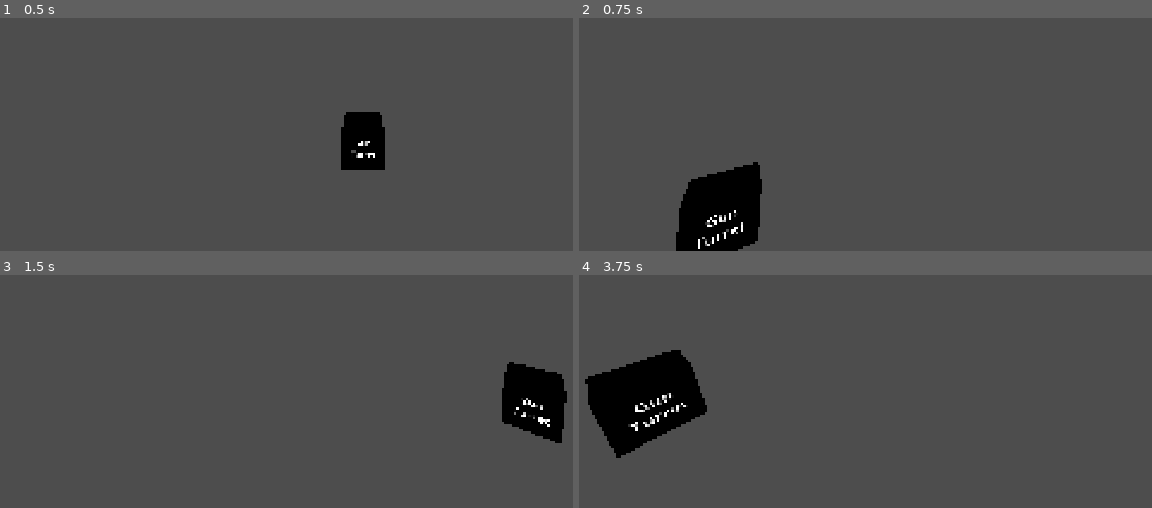
Above: before the commit, frames 1-4 (two rows, left to right).
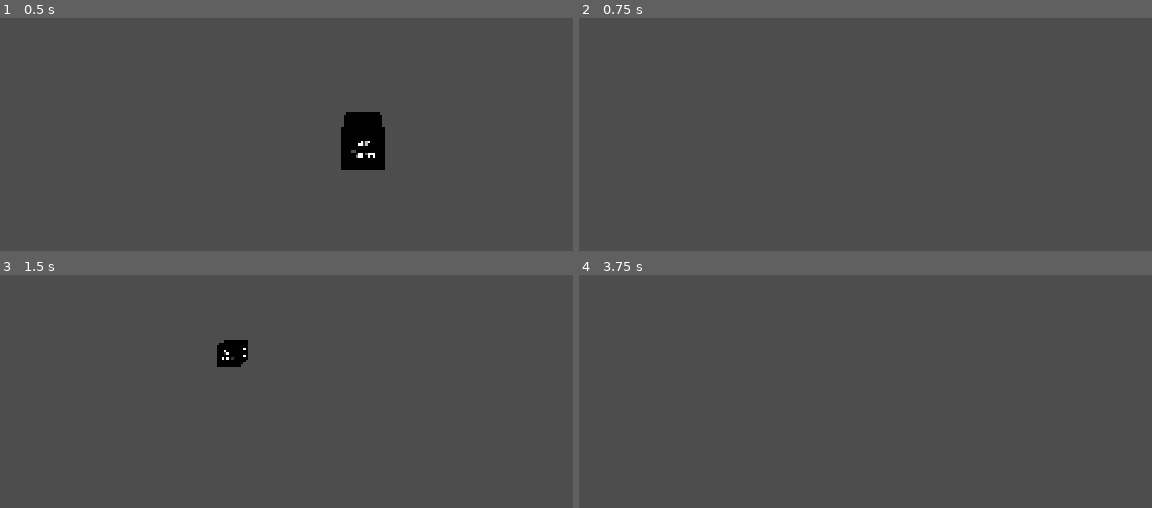
Above: after the commit, the same moments.

Repository: BilgiPasa/3d-gun-turret
Game: Godot game, scene res://Scenes/main_scene.tscn
Same seed, same stepped clock (60 frames per second), same inputs: the game is played once before the commit and once after it.
Inputs (mouse positions are in pixels of both pictures, inside the frame that each line leads up to):
- Up to frame 1 (0.5 s): no input
- Up to frame 2 (0.75 s): tap Enter at 0.5 s; move the mouse to (outside the picture) at 0.52 s; hold D (move_right, bound only after the commit) from 0.53 s (still down); hold C (camera_zoom, bound only after the commit) from 0.53 s (still down)
- Up to frame 3 (1.5 s): tap R (run, bound only after the commit) at 0.8, 1.35 s; tap Space (move_up, bound only after the commit) at 1.25 s; move the mouse to (200, 305) at 1.27 s; release D (move_right, bound only after the commit) at 1.28 s; release C (camera_zoom, bound only after the commit) at 1.28 s; hold S (move_back, bound only after the commit) from 1.28 s (still down)
- Up to frame 4 (3.75 s): tap C (camera_zoom, bound only after the commit) at 1.55, 3.05 s; move the mouse to (outside the picture) at 2.02 s; release S (move_back, bound only after the commit) at 2.03 s; hold D (move_right, bound only after the commit) 2.03-2.78 s; hold C (camera_zoom, bound only after the commit) 2.03-2.78 s; tap R (run, bound only after the commit) at 2.3, 2.85 s; tap Enter at 2.75 s; move the mouse to (899, 372) at 2.77 s; hold W (move_forward, bound only after the commit) 2.78-3.53 s; tap Space (move_up, bound only after the commit) at 3.5 s; move the mouse to (outside the picture) at 3.52 s; hold A (move_left, bound only after the commit) from 3.53 s (still down); hold C (camera_zoom, bound only after the commit) from 3.53 s (still down)

Frame 1 is identical in both runs. In frame 2, 4.6% of the frame differs, in the area x 16-32%, y 61-100%; in frame 3, 3.6%; in frame 4, 6.1%, in the area x 1-23%, y 32-79%.
Error before the commit: Invalid assignment of property or key 'y_rot_deg' with value of type 'float' on a base object of type 'RigidBody3D (Spectator)'. (res://Scripts/spectator_and_c…

Commit message:
Update player and player_and_camera and main_scene scripts, Add some input actions, Update some scenes

Diff:
--- a/Scenes/spectator_and_camera.tscn
+++ b/Scenes/spectator_and_camera.tscn
@@ -1,6 +1,7 @@
 [gd_scene format=3 uid="uid://b6c0wgax3pf4y"]
 
 [ext_resource type="Script" uid="uid://dep0w7grlk0ki" path="res://Scripts/spectator_and_camera.gd" id="1_kip03"]
+[ext_resource type="PhysicsMaterial" uid="uid://dttbk3fveed6c" path="res://Materials/no_friction_and_bounciness.tres" id="2_7yy67"]
 [ext_resource type="Script" uid="uid://d0mowh35ak8us" path="res://Scripts/spectator.gd" id="2_30rpv"]
 
 [sub_resource type="SphereShape3D" id="SphereShape3D_5s483"]
@@ -10,11 +11,14 @@
 script = ExtResource("1_kip03")
 
 [node name="Spectator" type="RigidBody3D" parent="." unique_id=940206368]
+physics_material_override = ExtResource("2_7yy67")
 script = ExtResource("2_30rpv")
 
 [node name="CollisionShape3D" type="CollisionShape3D" parent="Spectator" unique_id=304552322]
 shape = SubResource("SphereShape3D_5s483")
 
+[node name="CameraPosition" type="Node3D" parent="Spectator" unique_id=1699468472]
+
 [node name="CameraHolder" type="Node3D" parent="." unique_id=1029434667]
 
 [node name="Camera3D" type="Camera3D" parent="CameraHolder" unique_id=1643929533]
--- a/Scripts/main_scene.gd
+++ b/Scripts/main_scene.gd
@@ -10,6 +10,7 @@
 	pause_menu.hide()
 	settings_menu.process_mode = Node.PROCESS_MODE_DISABLED
 	settings_menu.hide()
+	Input.mouse_mode = Input.MOUSE_MODE_CAPTURED
 
 func _input(event) -> void:
 	if event.is_action_pressed("ui_cancel"): # If "esc" key pressed
--- a/Scripts/spectator.gd
+++ b/Scripts/spectator.gd
@@ -1,14 +1,102 @@
 class_name Spectator
 extends RigidBody3D
 
+# Movement
 const MOVE_MULT: float = 750.01
 const LINEAR_DAMP: float = 12.4
 const MIN: float = 0.1
 var normal_speed: int = 10
-var run_speed: float = 15
+var run_speed: float = 20
 var move_speed: float
 var run_input: bool
+var move_vector: Vector3
+var move_vector_relative_to_world: Vector3
+
+# Player States
+enum States
+{
+	IDLE = 0,
+	WALKING = 1,
+	RUNNING = 2,
+}
+
+# Player State Variable
+var current_state: States
+
+# Player Rotation
+var y_rot_deg: float # This variable is assigned by the player_and_camera script
+
+# @onready Variable
+@onready var camera_position: Node3D
 
 func _ready() -> void:
-	process_mode = Node.PROCESS_MODE_PAUSABLE
 	gravity_scale = 0
+	linear_damp = LINEAR_DAMP
+	mass = 75
+	can_sleep = false
+	lock_rotation = true
+
+# * Get inputs
+func _process(_delta: float) -> void:
+	run_input = Input.is_action_pressed("run")
+
+	# Forward is -Z, Backwards is Z, Right is X, Left is -X, Up is Y, Down is -Y
+	move_vector = Vector3(Input.get_axis("move_left", "move_right"), Input.get_axis("move_down", "move_up"), Input.get_axis("move_forward", "move_back")).normalized()
+
+# * Handle other things
+func _physics_process(delta: float) -> void:
+	rotation_degrees.y = y_rot_deg
+	movement(delta)
+	current_state = player_state_machine(current_state)
+	move_speed_control()
+
+func movement(physics_process_delta: float) -> void:
+	move_vector_relative_to_world = rotate_vector_around_y_axis(move_vector, deg_to_rad(y_rot_deg))
+	apply_force(move_speed * MOVE_MULT * physics_process_delta * mass * move_vector_relative_to_world)
+
+func rotate_vector_around_y_axis(vector: Vector3, radians: float) -> Vector3:
+	return Vector3(vector.x * cos(radians) + vector.z * sin(radians), vector.y, -vector.x * sin(radians) + vector.z * cos(radians))
+
+func player_state_machine(state: States) -> States:
+	if state == States.IDLE:
+		if get_speed() > MIN:
+			return States.WALKING
+		else:
+			return States.IDLE
+	elif state == States.WALKING:
+		if get_speed() > MIN:
+			if run_input:
+				return States.RUNNING
+			else:
+				return States.WALKING
+		else:
+			return States.IDLE
+	elif state == States.RUNNING:
+		if get_speed() > MIN:
+			if run_input:
+				return States.RUNNING
+			else:
+				return States.WALKING
+		else:
+			return States.IDLE
+	else:
+		return state
+
+func get_speed() -> float:
+	return sqrt(pow(linear_velocity.x, 2) + pow(linear_velocity.y, 2) + pow(linear_velocity.z, 2))
+
+func move_speed_control() -> void:
+	match current_state:
+		States.RUNNING:
+			move_speed = run_speed
+		_:
+			move_speed = normal_speed
+
+	if abs(linear_velocity.z) <= MIN:
+		linear_velocity.z = 0
+
+	if abs(linear_velocity.x) <= MIN:
+		linear_velocity.x = 0
+
+	if abs(linear_velocity.y) <= MIN:
+		linear_velocity.y = 0
--- a/Scripts/spectator_and_camera.gd
+++ b/Scripts/spectator_and_camera.gd
@@ -13,13 +13,10 @@
 
 # Camera FOV
 const NORMAL_FOV: int = 90
-const SPRINT_FOV_CHANGE: int = 10
-var sprint_fov: int
 var zoom_fov: float
-var zoom_sprint_fov: float
 
 # Camera Zoom
-var zooming_speed: int = 12
+var ZOOMING_SPEED: int = 12
 var zoom_input: bool
 
 # @export Variables
@@ -54,35 +51,18 @@
 	if !zoom_input:
 		current_cam_rot_mult = NORMAL_CAM_ROT_MULT
 
-		if !(spectator.current_state == spectator.States.RUNNING):
-			if camera.fov > NORMAL_FOV - 0.01 && camera.fov < NORMAL_FOV + 0.01:
-				camera.fov = NORMAL_FOV
-			else:
-				camera.fov = lerpf(camera.fov, NORMAL_FOV, zooming_speed * process_delta)
+		if camera.fov > NORMAL_FOV - 0.01 && camera.fov < NORMAL_FOV + 0.01:
+			camera.fov = NORMAL_FOV
 		else:
-			sprint_fov = NORMAL_FOV + SPRINT_FOV_CHANGE
-
-			if camera.fov > sprint_fov - 0.01:
-				camera.fov = sprint_fov
-			else:
-				camera.fov = lerpf(camera.fov, sprint_fov, zooming_speed * process_delta)
+			camera.fov = lerpf(camera.fov, NORMAL_FOV, ZOOMING_SPEED * process_delta)
 	else:
 		current_cam_rot_mult = ZOOMED_CAM_ROT_MULT
+		zoom_fov = NORMAL_FOV / 5.0
 
-		if !(spectator.current_state == spectator.States.RUNNING):
-			zoom_fov = NORMAL_FOV / 5.0
-
-			if camera.fov < zoom_fov + 0.01:
-				camera.fov = zoom_fov
-			else:
-				camera.fov = lerpf(camera.fov, zoom_fov, zooming_speed * process_delta)
+		if camera.fov < zoom_fov + 0.01:
+			camera.fov = zoom_fov
 		else:
-			zoom_sprint_fov = (NORMAL_FOV + SPRINT_FOV_CHANGE) / 5.0
-
-			if camera.fov > zoom_sprint_fov - 0.01 && camera.fov < zoom_sprint_fov + 0.01:
-				camera.fov = zoom_sprint_fov
-			else:
-				camera.fov = lerpf(camera.fov, zoom_sprint_fov, zooming_speed * process_delta)
+			camera.fov = lerpf(camera.fov, zoom_fov, ZOOMING_SPEED * process_delta)
 
 func get_player_speed() -> float:
 	return spectator.get_speed()
--- a/project.godot
+++ b/project.godot
@@ -27,6 +27,49 @@
 
 project/assembly_name="3d-gun-turret"
 
+[input]
+
+move_forward={
+"deadzone": 0.2,
+"events": [Object(InputEventKey,"resource_local_to_scene":false,"resource_name":"","device":-1,"window_id":0,"alt_pressed":false,"shift_pressed":false,"ctrl_pressed":false,"meta_pressed":false,"pressed":false,"keycode":0,"physical_keycode":87,"key_label":0,"unicode":119,"location":0,"echo":false,"script":null)
+]
+}
+move_back={
+"deadzone": 0.2,
+"events": [Object(InputEventKey,"resource_local_to_scene":false,"resource_name":"","device":-1,"window_id":0,"alt_pressed":false,"shift_pressed":false,"ctrl_pressed":false,"meta_pressed":false,"pressed":false,"keycode":0,"physical_keycode":83,"key_label":0,"unicode":115,"location":0,"echo":false,"script":null)
+]
+}
+move_right={
+"deadzone": 0.2,
+"events": [Object(InputEventKey,"resource_local_to_scene":false,"resource_name":"","device":-1,"window_id":0,"alt_pressed":false,"shift_pressed":false,"ctrl_pressed":false,"meta_pressed":false,"pressed":false,"keycode":0,"physical_keycode":68,"key_label":0,"unicode":100,"location":0,"echo":false,"script":null)
+]
+}
+move_left={
+"deadzone": 0.2,
+"events": [Object(InputEventKey,"resource_local_to_scene":false,"resource_name":"","device":-1,"window_id":0,"alt_pressed":false,"shift_pressed":false,"ctrl_pressed":false,"meta_pressed":false,"pressed":false,"keycode":0,"physical_keycode":65,"key_label":0,"unicode":97,"location":0,"echo":false,"script":null)
+]
+}
+move_up={
+"deadzone": 0.2,
+"events": [Object(InputEventKey,"resource_local_to_scene":false,"resource_name":"","device":-1,"window_id":0,"alt_pressed":false,"shift_pressed":false,"ctrl_pressed":false,"meta_pressed":false,"pressed":false,"keycode":0,"physical_keycode":32,"key_label":0,"unicode":32,"location":0,"echo":false,"script":null)
+]
+}
+move_down={
+"deadzone": 0.2,
+"events": [Object(InputEventKey,"resource_local_to_scene":false,"resource_name":"","device":-1,"window_id":0,"alt_pressed":false,"shift_pressed":false,"ctrl_pressed":false,"meta_pressed":false,"pressed":false,"keycode":0,"physical_keycode":4194325,"key_label":0,"unicode":0,"location":0,"echo":false,"script":null)
+]
+}
+run={
+"deadzone": 0.2,
+"events": [Object(InputEventKey,"resource_local_to_scene":false,"resource_name":"","device":-1,"window_id":0,"alt_pressed":false,"shift_pressed":false,"ctrl_pressed":false,"meta_pressed":false,"pressed":false,"keycode":0,"physical_keycode":82,"key_label":0,"unicode":114,"location":0,"echo":false,"script":null)
+]
+}
+camera_zoom={
+"deadzone": 0.2,
+"events": [Object(InputEventKey,"resource_local_to_scene":false,"resource_name":"","device":-1,"window_id":0,"alt_pressed":false,"shift_pressed":false,"ctrl_pressed":false,"meta_pressed":false,"pressed":false,"keycode":0,"physical_keycode":67,"key_label":0,"unicode":99,"location":0,"echo":false,"script":null)
+]
+}
+
 [layer_names]
 
 3d_physics/layer_1="Other"
@@ -37,6 +80,7 @@
 [physics]
 
 3d/physics_engine="Jolt Physics"
+common/physics_interpolation=true
 
 [rendering]
 
